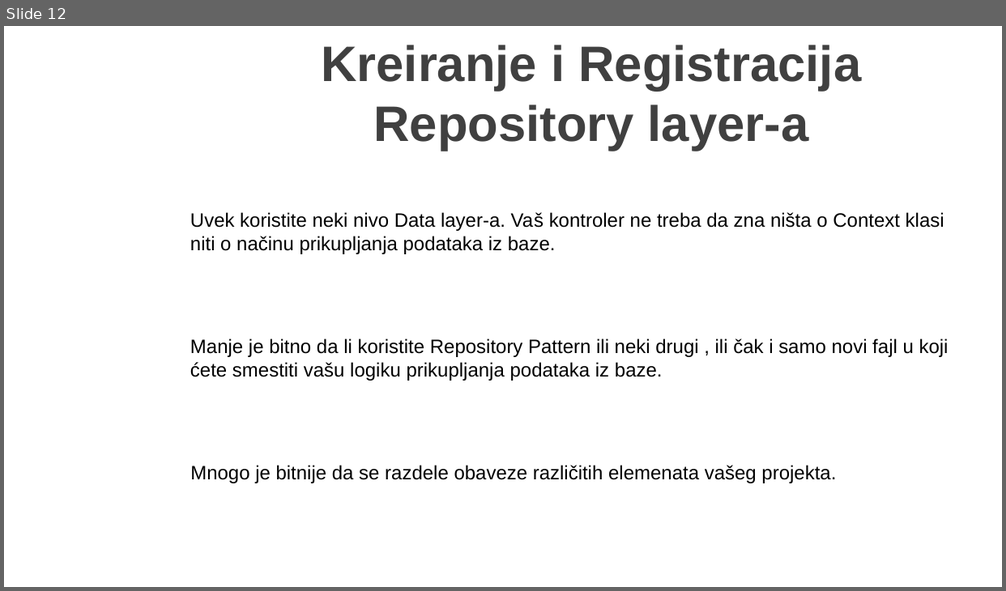
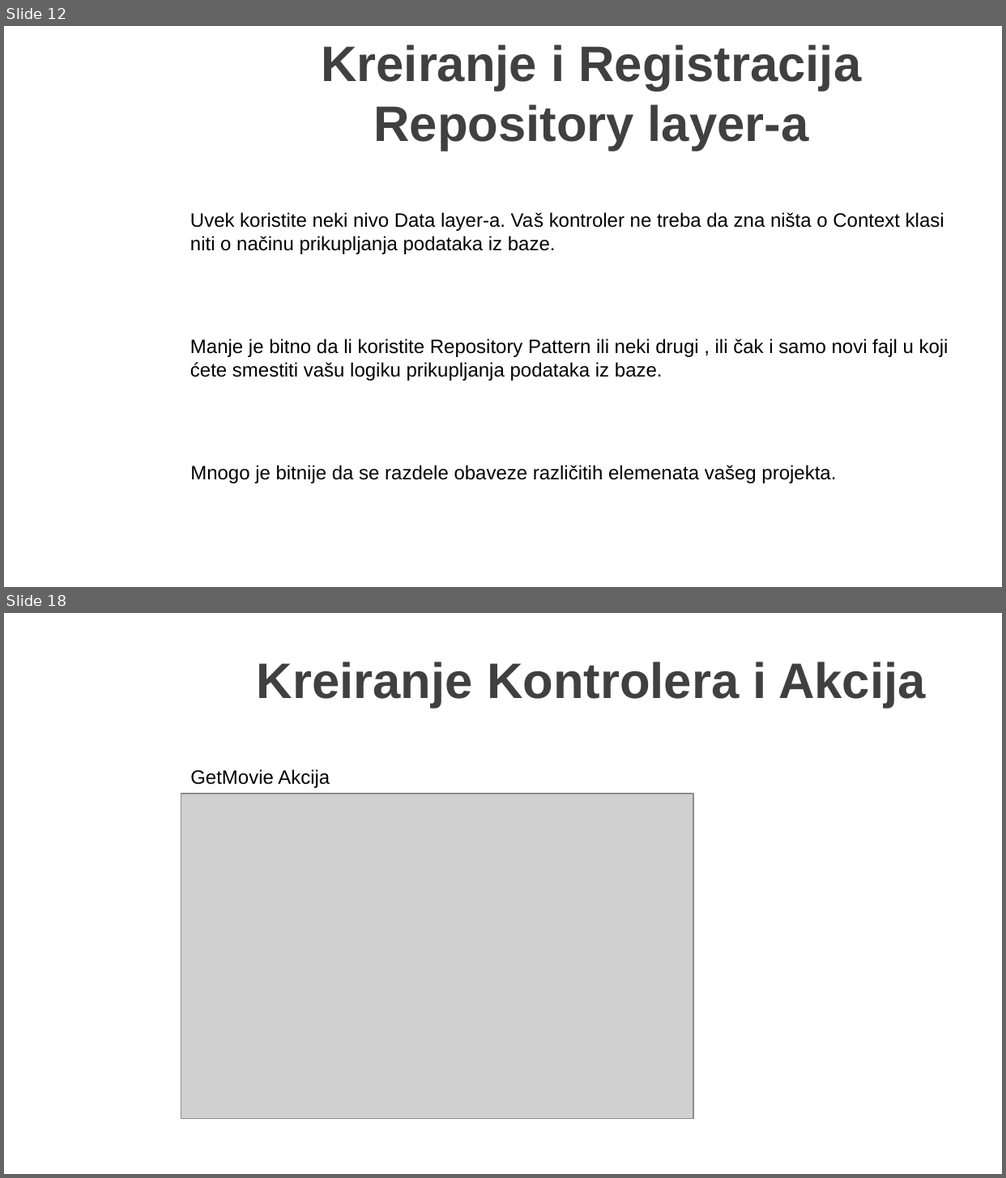
Before and after one commit to MarinkoSpasojevic/predavanje-netcore-angular, a slide deck: .NET Core i Angular Web Dev.pptx. Shown one above the other, each under a label of ours: slide 12 before the commit, slides 12 and 18 after it; the slides between them are not shown. The pictures are 1006x591 and 1006x1178 pixels, drawn with LibreOffice and Linux fonts; fonts in the diff are those of the drawing; grey boxes stand for pictures; background and template pictures are left out. Boxes give left, top, right and bottom in pixels: in the first picture for what was removed or moved away, otherwise in the second. Text is boxed around its words. In the diff, an @@ line names an element or a change of style, - is before the commit and + after.

```diff
--- a/.NET Core i Angular Web Dev.pptx
+++ b/.NET Core i Angular Web Dev.pptx
@@ slide 18 added at (4,613,1002,1174), background picture (left out) @@
@@ title added at (257,662,925,708), 36 pt, text #404040, bold @@
+Kreiranje Kontrolera i Akcija
@@ text added at (190,769,330,788), 14 pt, text #000000 @@
+GetMovie Akcija
@@ picture added at (181,794,693,1119) @@
```
Also in this commit, not shown: 2 slides changed, 8 other slides added, 18 other files.
